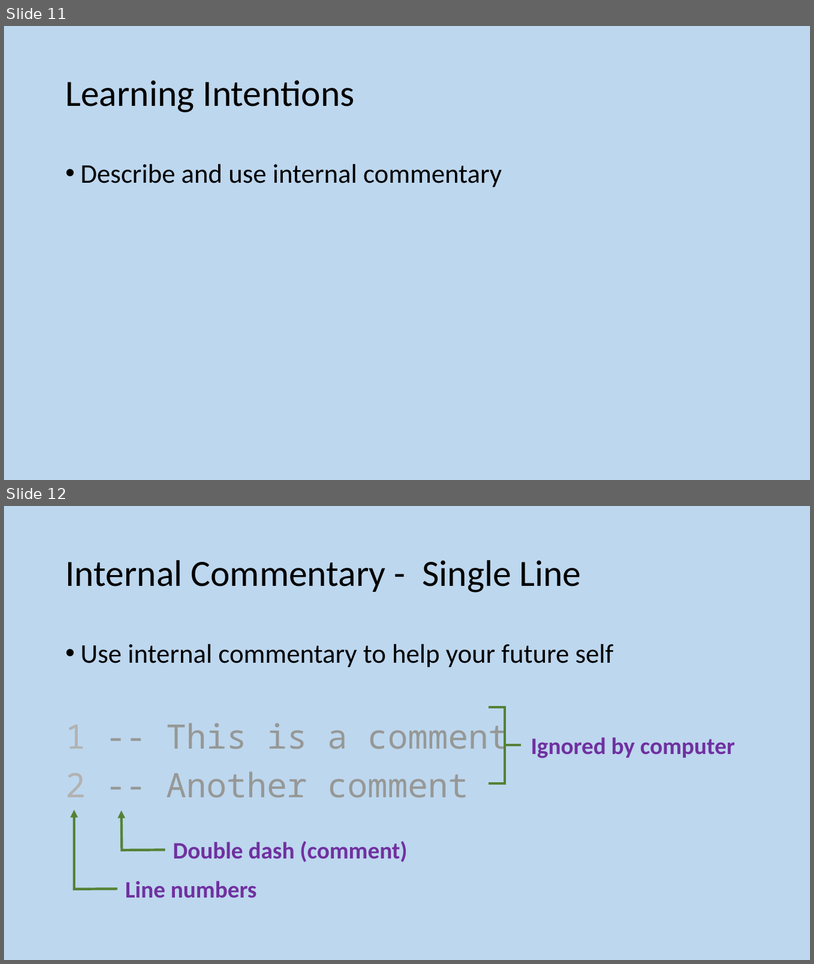
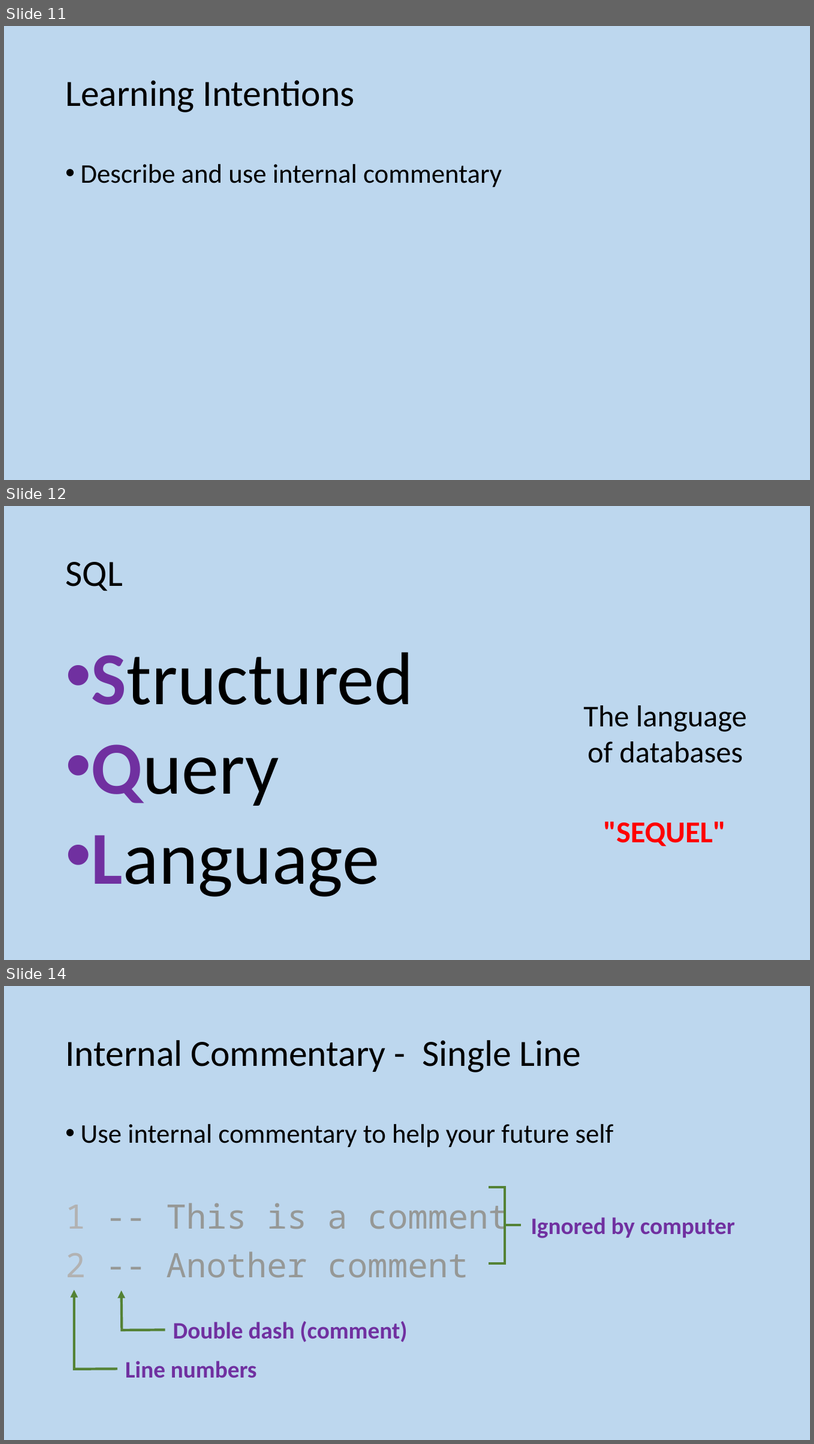
Before and after one commit to MrFriendCS/MrFriendCS.github.io, a slide deck: n5-cs/ddd/N5 CS DDD Slides.pptx. Shown one above the other, each under a label of ours: slides 11 and 12 before the commit, slides 11, 12 and 14 after it; the slides between them are not shown. The pictures are 814x964 and 814x1444 pixels, drawn with LibreOffice and Linux fonts; fonts in the diff are those of the drawing. Boxes give left, top, right and bottom in pixels: in the first picture for what was removed or moved away, otherwise in the second. Text is boxed around its words. In the diff, an @@ line names an element or a change of style, - is before the commit and + after.

```diff
--- a/n5-cs/ddd/N5 CS DDD Slides.pptx
+++ b/n5-cs/ddd/N5 CS DDD Slides.pptx
@@ slide 12 added at bbox=[4, 506, 810, 960], background #BDD7EE @@
@@ title added at bbox=[65, 562, 123, 591], 44 pt, text #000000 @@
+SQL
@@ text added at bbox=[92, 652, 414, 897], 88.8 pt, text #000000 @@
+• Structured
+• Query
+• Language
@@ text added at bbox=[584, 705, 747, 763], 36 pt, text #000000 @@
+The language of databases
@@ text added at bbox=[603, 821, 726, 846], 36 pt, text #FF0000, bold @@
+"SEQUEL"
@@ what was slide 12 is now slide 14 @@
```
Also in this commit, not shown: 2 slides changed, 1 other slide added.
